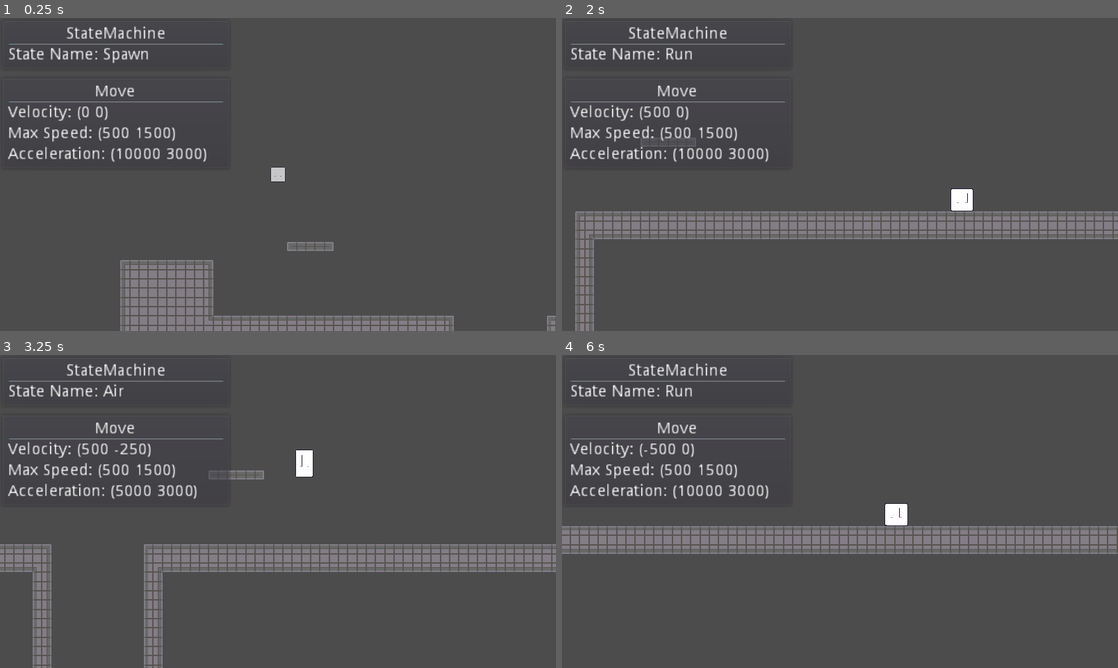
Above: before the commit, frames 1-4 (two rows, left to right).
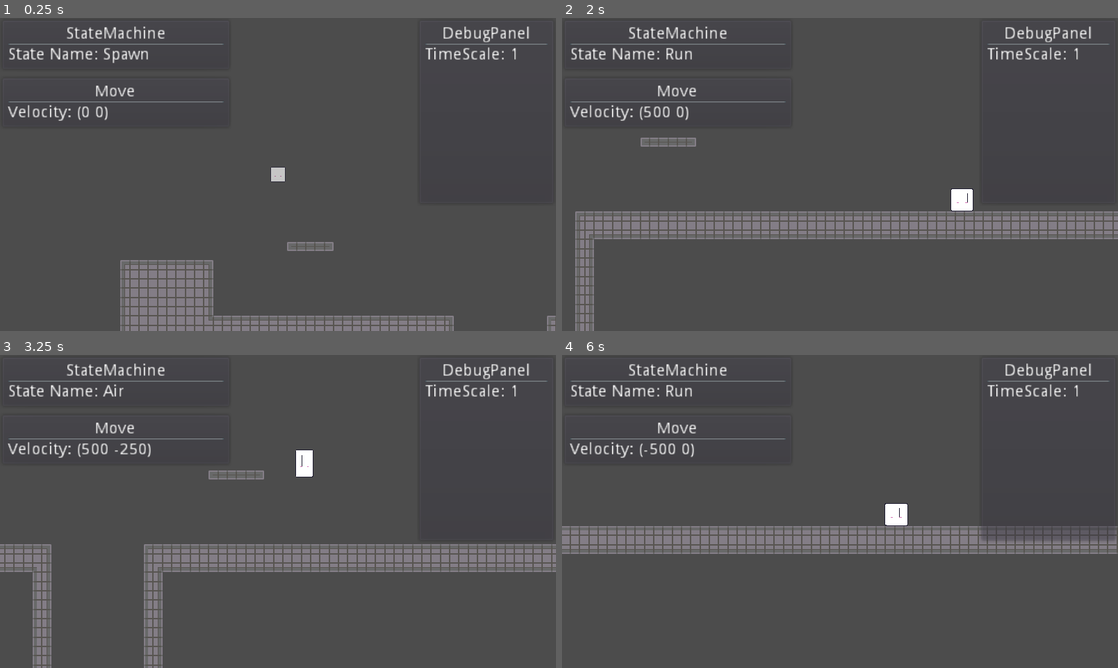
Above: after the commit, the same moments.

Repository: Levrault/Levrault-s-2D-platformer-starter
Game: Godot game, scene res://src/Main/Game.tscn
Two runs of this game, one before a commit and one after it. Both use one fixed random seed, a clock stepped at 60 frames per second and the inputs below.
Inputs (mouse positions are in pixels of both pictures, inside the frame that each line leads up to):
- Up to frame 1 (0.25 s): no input
- Up to frame 2 (2 s): move the mouse to (678, 111) at 0.52 s; hold Shift (sprint) 0.53-1.28 s; hold D (move_right) from 0.53 s (still down); click (678, 111) at 0.67 s; tap Space (jump) at 0.77, 1.52 s; move the mouse to (728, 190) at 1.27 s; tap Shift (sprint) at 1.35 s
- Up to frame 3 (3.25 s): move the mouse to (333, 442) at 2.02 s; release D (move_right) at 2.03 s; hold A (move_left) 2.03-2.78 s; hold Shift (sprint) 2.03-2.78 s; move the mouse to (250, 574) at 2.77 s; hold D (move_right) from 2.78 s (still down); tap Shift (sprint) at 2.85 s; click (250, 574) at 2.92 s; tap Space (jump) at 3.02 s
- Up to frame 4 (6 s): move the mouse to (1006, 558) at 3.52 s; hold Shift (sprint) 3.53-4.28 s; tap Space (jump) at 3.77, 4.52 s; tap ' (toggle_debug_menu, bound only before the commit) at 4.15 s; move the mouse to (673, 464) at 4.27 s; release D (move_right) at 4.28 s; hold A (move_left) 4.28-5.03 s; tap Shift (sprint) at 4.35, 5.85 s; move the mouse to (867, 511) at 5.02 s; hold D (move_right) 5.03-5.78 s; hold Shift (sprint) 5.03-5.78 s; click (867, 511) at 5.17 s; move the mouse to (756, 433) at 5.77 s; hold A (move_left) from 5.78 s (still down)

The runs differ from the first frame. In frame 1, 1.5% of the frame differs, in the area x 1-99%, y 2-46%; in frame 2, 1.6%; in frame 3, 1.5%; in frame 4, 2.4%, in the area x 1-100%, y 2-60%.

Commit message:
feat(debug) add slow motion debug tool

Diff:
--- a/project.godot
+++ b/project.godot
@@ -154,7 +154,7 @@
 }
 toggle_debug_menu={
 "deadzone": 0.5,
-"events": [ Object(InputEventKey,"resource_local_to_scene":false,"resource_name":"","device":0,"alt":false,"shift":false,"control":false,"meta":false,"command":false,"pressed":false,"scancode":39,"unicode":0,"echo":false,"script":null)
+"events": [ Object(InputEventKey,"resource_local_to_scene":false,"resource_name":"","device":0,"alt":true,"shift":false,"control":false,"meta":false,"command":false,"pressed":false,"scancode":77,"unicode":0,"echo":false,"script":null)
  ]
 }
 debug_spawn={
@@ -170,6 +170,21 @@
 debug_restart_level={
 "deadzone": 0.5,
 "events": [ Object(InputEventKey,"resource_local_to_scene":false,"resource_name":"","device":0,"alt":true,"shift":false,"control":false,"meta":false,"command":false,"pressed":false,"scancode":82,"unicode":0,"echo":false,"script":null)
+ ]
+}
+debug_slow_time={
+"deadzone": 0.5,
+"events": [ Object(InputEventKey,"resource_local_to_scene":false,"resource_name":"","device":0,"alt":true,"shift":false,"control":false,"meta":false,"command":false,"pressed":false,"scancode":90,"unicode":0,"echo":false,"script":null)
+ ]
+}
+debug_accelerate_time={
+"deadzone": 0.5,
+"events": [ Object(InputEventKey,"resource_local_to_scene":false,"resource_name":"","device":0,"alt":true,"shift":false,"control":false,"meta":false,"command":false,"pressed":false,"scancode":88,"unicode":0,"echo":false,"script":null)
+ ]
+}
+debug_reset_time={
+"deadzone": 0.5,
+"events": [ Object(InputEventKey,"resource_local_to_scene":false,"resource_name":"","device":0,"alt":true,"shift":false,"control":false,"meta":false,"command":false,"pressed":false,"scancode":67,"unicode":0,"echo":false,"script":null)
  ]
 }
 
--- a/src/Main/Game.gd
+++ b/src/Main/Game.gd
@@ -12,5 +12,17 @@
 		return
 
 	if event.is_action_pressed("debug_die"):
-		player.state_machine.transition_to("Die")
+		player.state_machine.transition_to("die")
 		return
+
+	if event.is_action_pressed("debug_slow_time"):
+		Engine.time_scale = .1
+		return
+
+	if event.is_action_pressed("debug_accelerate_time"):
+		Engine.time_scale = Engine.time_scale + .1
+		return
+
+	if event.is_action_pressed("debug_reset_time"):
+		Engine.time_scale = 1.0
+		return
--- a/src/Main/Game.tscn
+++ b/src/Main/Game.tscn
@@ -1,10 +1,11 @@
-[gd_scene load_steps=6 format=2]
+[gd_scene load_steps=7 format=2]
 
 [ext_resource path="res://src/Player/Player.tscn" type="PackedScene" id=1]
 [ext_resource path="res://assets/tilesets/tileset_placeholder_16x16.tres" type="TileSet" id=2]
 [ext_resource path="res://src/UI/debug/DebugPanel.tscn" type="PackedScene" id=3]
 [ext_resource path="res://src/UI/debug/DebugDock.gd" type="Script" id=4]
 [ext_resource path="res://src/Main/Game.gd" type="Script" id=5]
+[ext_resource path="res://src/UI/debug/DebugEnginePanel.tscn" type="PackedScene" id=6]
 
 [node name="Game" type="Node2D"]
 script = ExtResource( 5 )
@@ -33,9 +34,21 @@
 [node name="DebugPanel2" parent="UI/DebugDock/Column" instance=ExtResource( 3 )]
 margin_top = 50.0
 margin_right = 200.0
-margin_bottom = 132.0
+margin_bottom = 96.0
 reference_path = NodePath("../../../../Player/StateMachine/Move")
-properties = PoolStringArray( "velocity", "max_speed", "acceleration" )
+properties = PoolStringArray( "velocity" )
+
+[node name="EngineDock" type="MarginContainer" parent="UI"]
+anchor_left = 1.0
+anchor_right = 1.0
+margin_left = -120.0
+margin_bottom = 162.0
+script = ExtResource( 4 )
+__meta__ = {
+"_edit_use_anchors_": false
+}
+
+[node name="DebugEnginePanel" parent="UI/EngineDock" instance=ExtResource( 6 )]
 
 [node name="TileMap" type="TileMap" parent="."]
 tile_set = ExtResource( 2 )
--- a/src/UI/debug/DebugDock.gd
+++ b/src/UI/debug/DebugDock.gd
@@ -3,7 +3,6 @@
 Contains UI widgets that display debug info about the game world
 """
 
-func _gui_input(event: InputEvent) -> void:
+func _unhandled_input(event: InputEvent) -> void:
 	if event.is_action_pressed('toggle_debug_menu'):
 		visible = not visible
-		accept_event()
--- /dev/null
+++ b/src/UI/debug/DebugEnginePanel.gd
@@ -0,0 +1,7 @@
+extends PanelContainer
+
+
+onready var time_scale: Label = $VBoxContainer/VBoxContainer/HBoxContainer/TimeScale
+
+func _process(delta) -> void:
+	time_scale.text = String(Engine.time_scale)
--- /dev/null
+++ b/src/UI/debug/DebugEnginePanel.tscn
@@ -0,0 +1,64 @@
+[gd_scene load_steps=2 format=2]
+
+[ext_resource path="res://src/UI/debug/DebugEnginePanel.gd" type="Script" id=1]
+
+[node name="DebugEnginePanel" type="PanelContainer"]
+self_modulate = Color( 1, 1, 1, 0.490196 )
+margin_right = 120.0
+margin_bottom = 60.0
+script = ExtResource( 1 )
+__meta__ = {
+"_edit_use_anchors_": false
+}
+
+[node name="VBoxContainer" type="VBoxContainer" parent="."]
+margin_left = 7.0
+margin_top = 7.0
+margin_right = 113.0
+margin_bottom = 53.0
+size_flags_horizontal = 9
+custom_constants/separation = 0
+
+[node name="ReferenceName" type="Label" parent="VBoxContainer"]
+margin_right = 106.0
+margin_bottom = 14.0
+text = "DebugPanel"
+align = 1
+__meta__ = {
+"_edit_use_anchors_": false
+}
+
+[node name="HSeparator" type="HSeparator" parent="VBoxContainer"]
+margin_top = 14.0
+margin_right = 106.0
+margin_bottom = 18.0
+__meta__ = {
+"_edit_use_anchors_": false
+}
+
+[node name="VBoxContainer" type="VBoxContainer" parent="VBoxContainer"]
+margin_top = 18.0
+margin_right = 106.0
+margin_bottom = 46.0
+size_flags_horizontal = 3
+size_flags_vertical = 3
+__meta__ = {
+"_edit_use_anchors_": false
+}
+
+[node name="HBoxContainer" type="HBoxContainer" parent="VBoxContainer/VBoxContainer"]
+margin_right = 106.0
+margin_bottom = 14.0
+
+[node name="Label" type="Label" parent="VBoxContainer/VBoxContainer/HBoxContainer"]
+margin_right = 69.0
+margin_bottom = 14.0
+text = "TimeScale:"
+__meta__ = {
+"_edit_use_anchors_": false
+}
+
+[node name="TimeScale" type="Label" parent="VBoxContainer/VBoxContainer/HBoxContainer"]
+margin_left = 73.0
+margin_right = 73.0
+margin_bottom = 14.0
